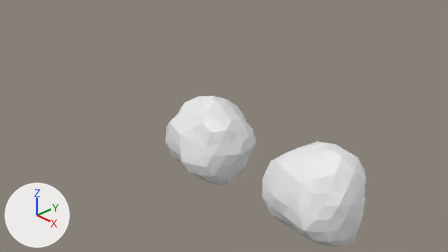
One commit to the Blender file source_files/blender/bushes.blend: the scene before it, then after it.
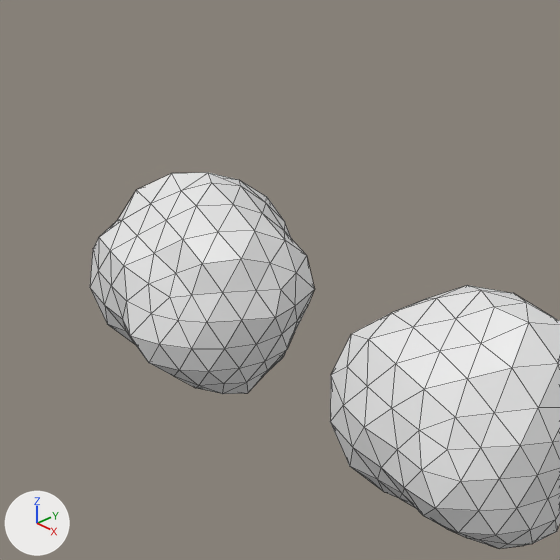
Each version is shown from the file's camera 'Camera', then close up on the part from 29% to 79% of the width and 10% to 100% of the height. Every picture has the same lights, and +X, +Y and +Z are marked at lower left. The close-ups show mesh edges as thin lines.

The older version as bpy lines, for what is in view:
```python
me_icosphere_002 = bpy.data.meshes.new('Icosphere.002')
me_icosphere_002.from_pydata(...)  # 162 vertices, 320 faces; spans x -1.16..0.81, y -0.9..0.85, z -0.88..1.12
me_icosphere_003 = bpy.data.meshes.new('Icosphere.003')
me_icosphere_003.from_pydata(...)  # 162 vertices, 320 faces; spans x -1.17..0.94, y -0.97..0.9, z -0.89..1.15
ob_icosphere = bpy.data.objects.new('Icosphere', me_icosphere_002)
ob_icosphere.location = (3.257, 0.0, 0.0)
ob_icosphere_001 = bpy.data.objects.new('Icosphere.001', me_icosphere_003)
ob_icosphere_001.location = (0.284, 0.0, 0.0)
```
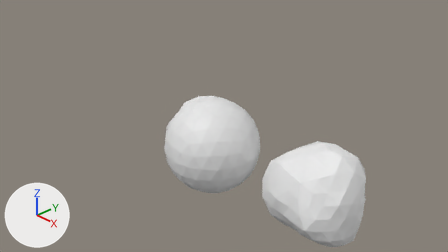
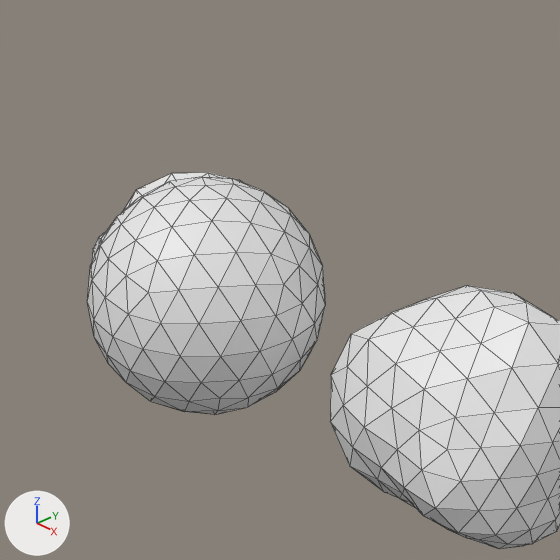
Boxes (x1, y1, x2, y2) around the edits, measured in the close-ups (560 x 560 px):
'Icosphere.002', added
    after: (87, 177, 325, 415)
'Icosphere.001', unchanged, covered by the edit
    before: (90, 173, 314, 394)
    after: (92, 173, 244, 261)

Diff of the bpy script that builds the scene:
```diff
--- a/source_files/blender/bushes.blend.py
+++ b/source_files/blender/bushes.blend.py
@@ me_icosphere @@
+me_icosphere.from_pydata(...)  # an icosphere of 320 faces spanning x -1.0..1.0, y -1.0..1.0, z -1.0..1.0
@@ ob_icosphere_002 @@
+ob_icosphere_002 = bpy.data.objects.new('Icosphere.002', me_icosphere)
+ob_icosphere_002.location = (0.802, -0.537, 0.446)
```
